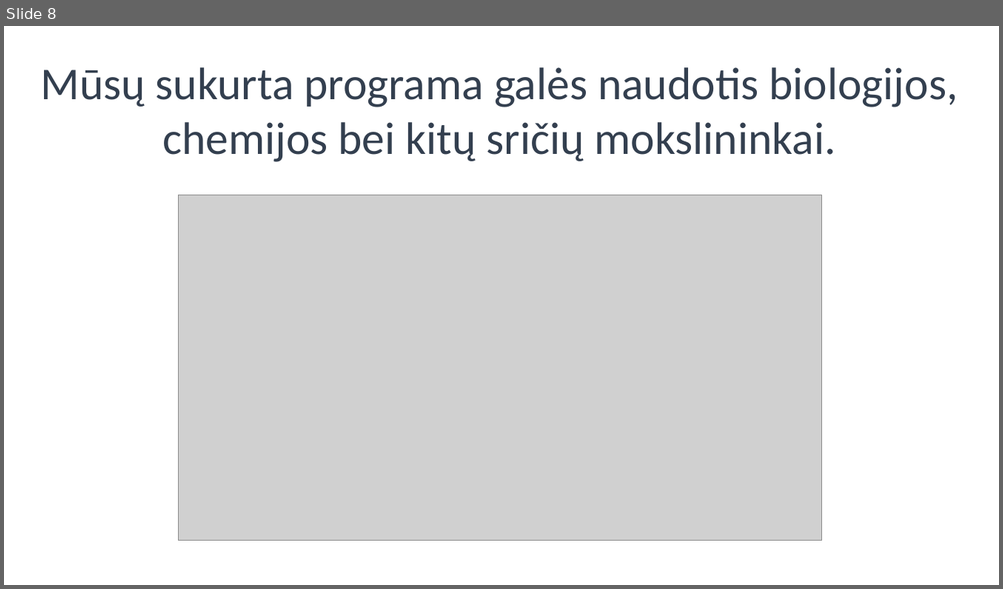
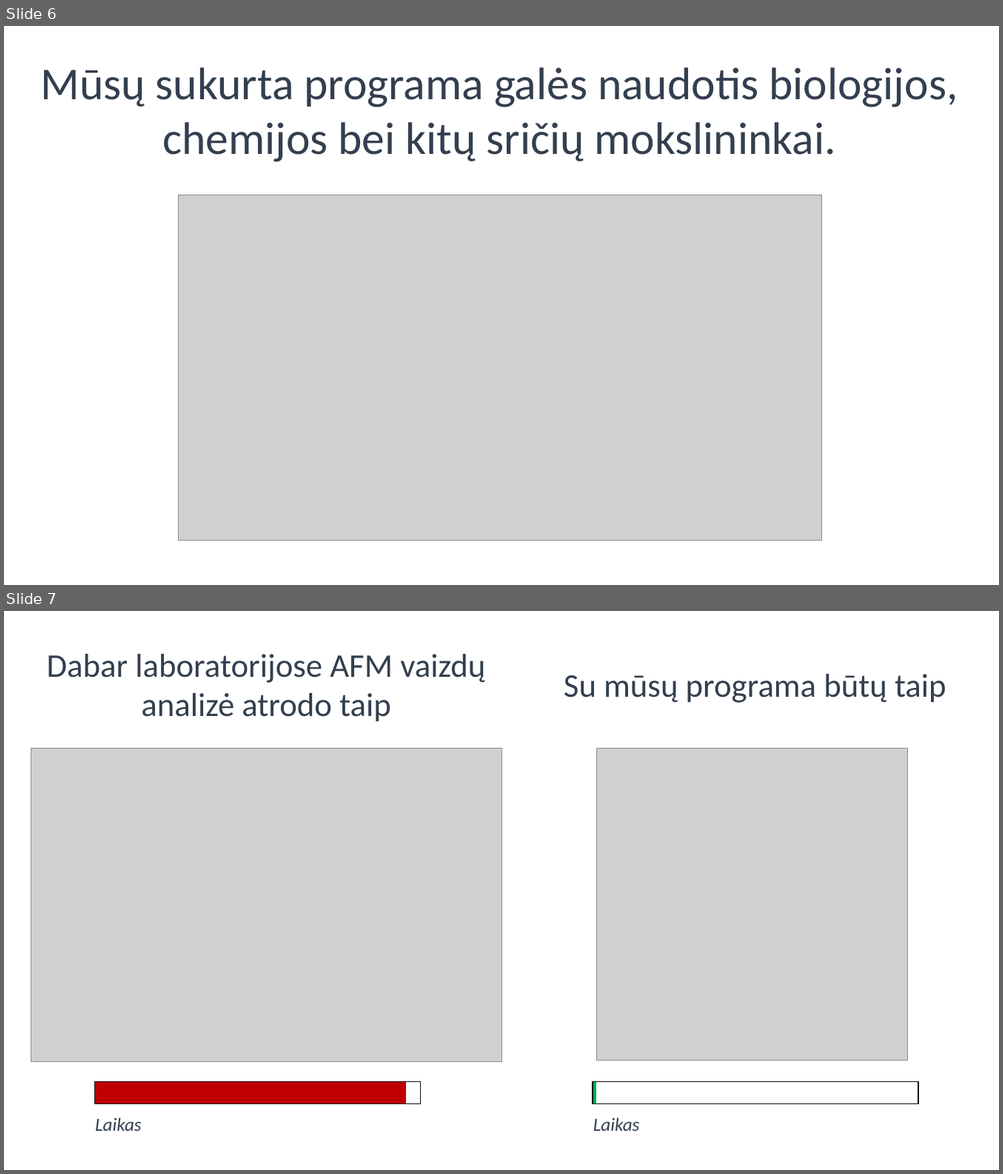
Before and after one commit to Gustautas/Biohakatonas, a slide deck: pristatymas LIT2133421.pptx. Shown one above the other, each under a label of ours: slide 8 before the commit, slides 6 and 7 after it. The pictures are 1003x589 and 1003x1174 pixels, drawn with LibreOffice and Linux fonts; fonts in the diff are those of the drawing; grey boxes stand for pictures. Boxes give left, top, right and bottom in pixels: in the first picture for what was removed or moved away, otherwise in the second. Text is boxed around its words. In the diff, an @@ line names an element or a change of style, - is before the commit and + after.

```diff
--- a/pristatymas LIT2133421.pptx
+++ b/pristatymas LIT2133421.pptx
@@ slide 7 added at (4, 611, 999, 1170), background #FFFFFF @@
@@ text added at (47, 654, 485, 722), 32 pt, text #333F50 @@
+Dabar laboratorijose AFM vaizdų analizė atrodo taip
@@ text added at (563, 674, 946, 703), 32 pt, text #333F50 @@
+Su mūsų programa būtų taip
@@ picture added at (31, 749, 502, 1062) @@
@@ picture added at (597, 749, 908, 1061) @@
@@ rectangle added at (94, 1082, 406, 1105), fill #C00000, outline #FFFFFF 1 pt @@
@@ rectangle added at (94, 1082, 421, 1105), outline #0D0D0D 1 pt @@
@@ rectangle added at (593, 1082, 597, 1105), fill #00B050, outline #FFFFFF 1 pt @@
@@ rectangle added at (593, 1082, 919, 1105), outline #0D0D0D 1 pt @@
@@ text added at (95, 1118, 142, 1131), 18 pt, text #333F50, italic @@
+Laikas
@@ text added at (593, 1118, 640, 1131), 18 pt, text #333F50, italic @@
+Laikas
@@ what was slide 8 is now slide 6 @@
```
Also in this commit, not shown: 1 slide changed, 2 other slides added, 4 slides removed.
